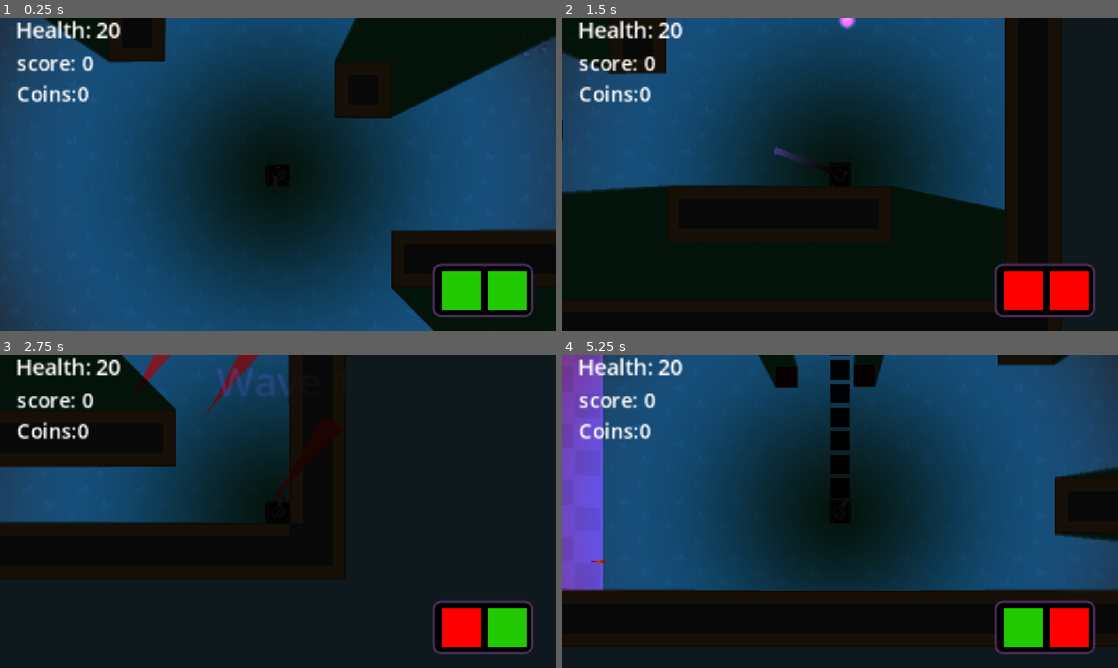
Above: before the commit, frames 1-4 (two rows, left to right).
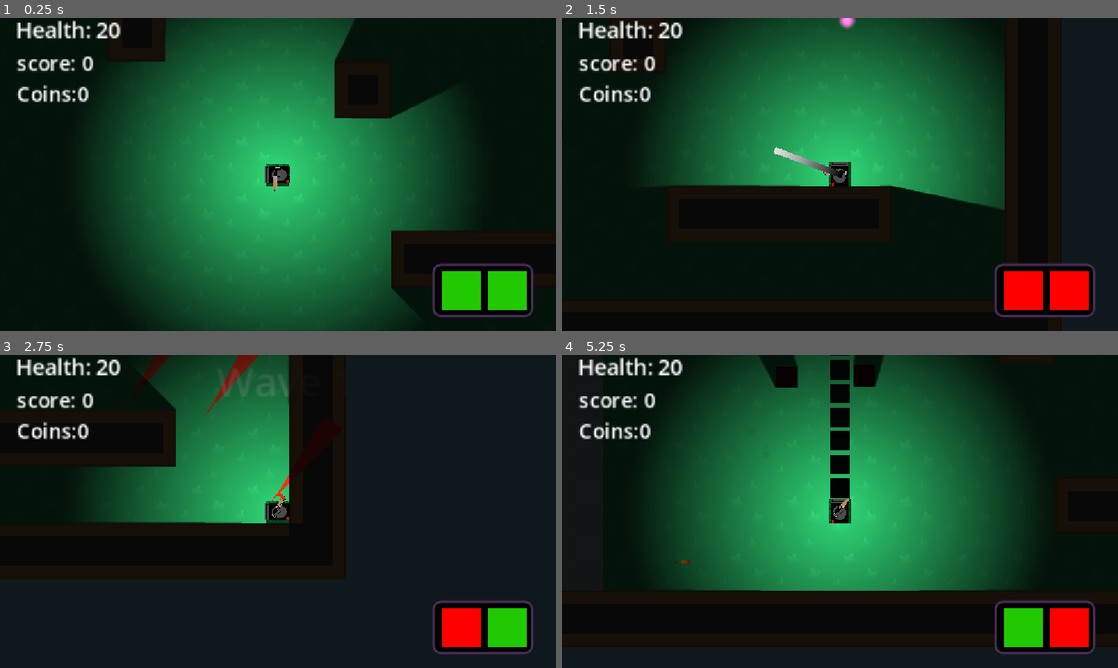
Above: after the commit, the same moments.

Repository: isaacK-428/shot_gun_craze
Game: Godot game, scene res://scenes/maps/courtyard.tscn
Two runs of this game, one before a commit and one after it. Both use one fixed random seed, a clock stepped at 60 frames per second and the inputs below.
Inputs (mouse positions are in pixels of both pictures, inside the frame that each line leads up to):
- Up to frame 1 (0.25 s): no input
- Up to frame 2 (1.5 s): tap Enter at 0.5 s; move the mouse to (962, 158) at 0.52 s; hold Right (go_right) 0.53-1.28 s; tap Shift (dash) at 0.6 s; move the mouse to (728, 190) at 1.27 s; hold Down (go_down) from 1.28 s (still down); tap E (melee_attack) at 1.35 s
- Up to frame 3 (2.75 s): tap R (restart) at 2 s; move the mouse to (333, 442) at 2.02 s; release Down (go_down) at 2.03 s; hold Right (go_right) from 2.03 s (still down); hold Space (shoot) from 2.03 s (still down)
- Up to frame 4 (5.25 s): move the mouse to (812, 574) at 2.77 s; release Right (go_right) at 2.78 s; release Space (shoot) at 2.78 s; hold Up (go_up) 2.78-3.53 s; tap one key every 0.75 s from 2.85 s: Shift (dash) E (melee_attack) Space (shoot) Shift (dash); move the mouse to (1006, 558) at 3.52 s; hold Left (go_left) 3.53-5.03 s; move the mouse to (673, 464) at 4.27 s; move the mouse to (867, 511) at 5.02 s; hold Down (go_down) from 5.03 s (still down)

The runs differ from the first frame. In frame 1, 80% of the frame differs, in the area x 0-100%, y 0-100%; in frame 2, 40%; in frame 3, 17%; in frame 4, 70%.

Commit message:
fixed score bug
scor wouldnt reset on restart and fixed light texture

Diff:
--- a/scenes/enemy.tscn
+++ b/scenes/enemy.tscn
@@ -24,6 +24,9 @@
 
 [sub_resource type="CircleShape2D" id="CircleShape2D_4ra3w"]
 radius = 72.00694
+
+[sub_resource type="OccluderPolygon2D" id="OccluderPolygon2D_md0e3"]
+polygon = PackedVector2Array(28, -1, 28, 1, 0, 1, 0, -1)
 
 [sub_resource type="CircleShape2D" id="CircleShape2D_5uy6h"]
 radius = 5.0
@@ -84,6 +87,9 @@
 points = PackedVector2Array(28, 0, 0, 0)
 width = 2.48
 
+[node name="LightOccluder2D" type="LightOccluder2D" parent="Marker2D/Line2D" unique_id=115491625]
+occluder = SubResource("OccluderPolygon2D_md0e3")
+
 [node name="shoot_timer" type="Timer" parent="." unique_id=234108782]
 wait_time = 2.723
 autostart = true
--- a/scenes/player.tscn
+++ b/scenes/player.tscn
@@ -366,3 +366,4 @@
 [connection signal="timeout" from="frost_ability_timer" to="." method="_on_frost_ability_timer_timeout"]
 [connection signal="timeout" from="fireball_timer" to="." method="_on_fireball_timer_timeout"]
 [connection signal="timeout" from="bullet_visual_cooldown" to="." method="_on_bullet_visual_cooldown_timeout"]
+[connection signal="reset_score" from="game_over_screen" to="." method="_on_game_over_screen_reset_score"]
--- a/scenes/textures/light.tres
+++ b/scenes/textures/light.tres
@@ -1,11 +1,10 @@
 [gd_resource type="GradientTexture2D" format=3 uid="uid://b4g3iirll3lxe"]
 
-[sub_resource type="Gradient" id="Gradient_smehm"]
-interpolation_mode = 2
-offsets = PackedFloat32Array(0, 0.48192772, 0.9819277)
-colors = PackedColorArray(0, 0, 0, 1, 0.40833324, 0.29000002, 1, 1, 0.7, 0, 0, 1)
+[sub_resource type="Gradient" id="Gradient_keasa"]
+offsets = PackedFloat32Array(0, 0.49468085)
+colors = PackedColorArray(1, 1, 1, 1, 0, 0, 0, 1)
 
 [resource]
-gradient = SubResource("Gradient_smehm")
+gradient = SubResource("Gradient_keasa")
 fill = 1
 fill_from = Vector2(0.5, 0.5)
--- a/scripts/bullet.gd
+++ b/scripts/bullet.gd
@@ -4,7 +4,7 @@
 @onready var visual: Sprite2D = $Sprite2D
 @onready var gpu_part: GPUParticles2D = $GPUParticles2D
 
-var speed = 50
+var speed = 50*1.75
 var direction = null
 var bullet_damage = 0.3
 var active = true
--- a/scripts/game_over_screen.gd
+++ b/scripts/game_over_screen.gd
@@ -1,5 +1,5 @@
 extends Control
-
+signal reset_score
 var main_menu = preload("res://scenes/UI/main_menu.tscn")
 # Called when the node enters the scene tree for the first time.
 func _ready() -> void:
@@ -14,6 +14,8 @@
 func _on_retry_pressed() -> void:
 	get_tree().reload_current_scene()
 	cheese.start()
+	emit_signal("reset_score")
+
 
 
 func _on_main_menu_pressed() -> void:
--- a/scripts/player.gd
+++ b/scripts/player.gd
@@ -361,3 +361,8 @@
 	on_enemy = false
 func start_bullet_visual():
 	$bullet_visual_cooldown.start()
+
+
+func _on_game_over_screen_reset_score() -> void:
+	#score = 0
+	cheese.credits = 0
